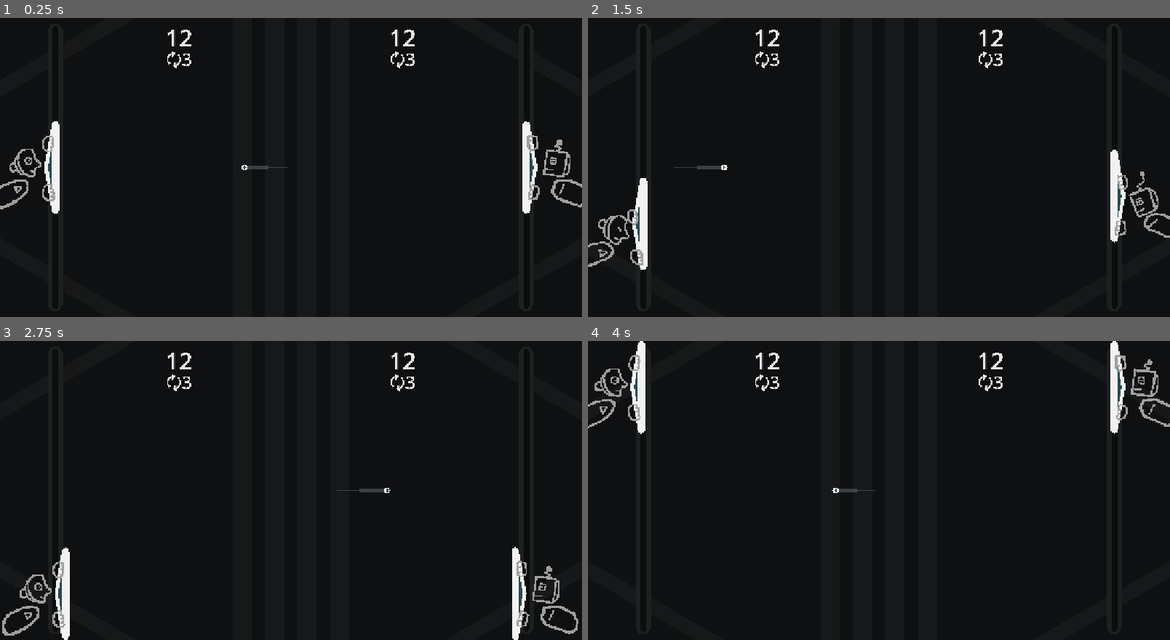
Above: before the commit, frames 1-4 (two rows, left to right).
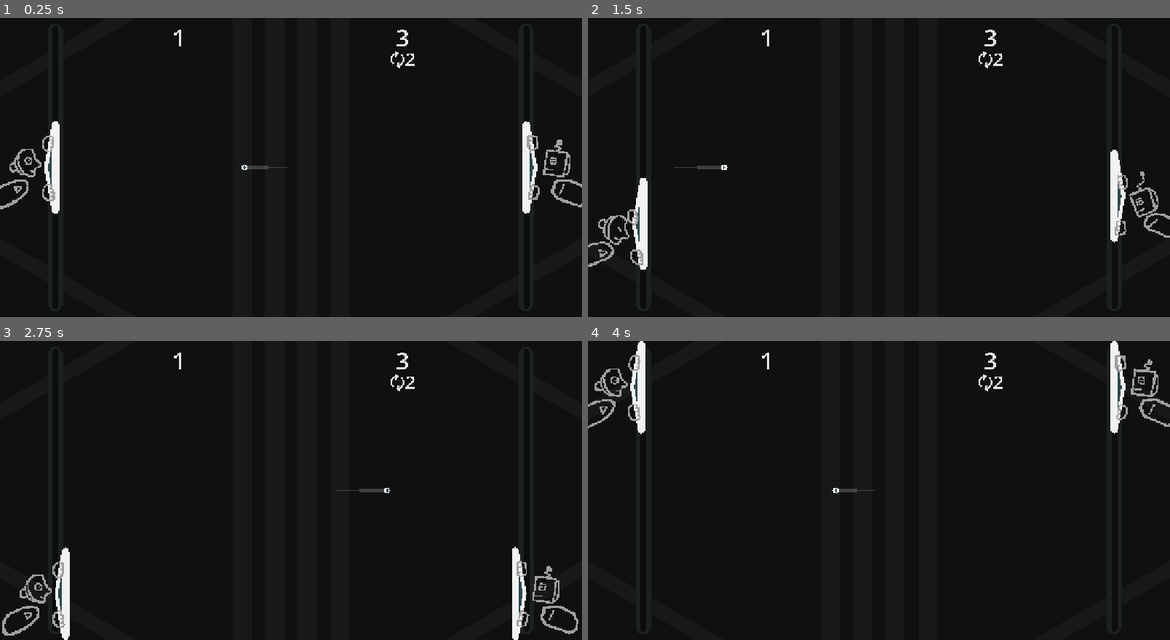
Above: after the commit, the same moments.

Repository: pixerhp/Pixers-Pong
Game: Godot game, scene res://scenes/topscenes/gameplay_topscene.tscn
Two runs of this game, one before a commit and one after it. Both use one fixed random seed, a clock stepped at 60 frames per second and the inputs below.
Inputs (mouse positions are in pixels of both pictures, inside the frame that each line leads up to):
- Up to frame 1 (0.25 s): no input
- Up to frame 2 (1.5 s): move the mouse to (1007, 152) at 0.52 s; hold D (plr1_bump_right) 0.53-1.28 s; tap Shift (plr1_slow) at 0.6 s; click (1007, 152) at 0.67 s; move the mouse to (762, 182) at 1.27 s; hold S (plr1_down) from 1.28 s (still down); tap Keypad 0 (plr2_slow) at 1.35 s
- Up to frame 3 (2.75 s): move the mouse to (349, 424) at 2.02 s; release S (plr1_down) at 2.03 s; hold D (plr1_bump_right) from 2.03 s (still down); tap Shift (plr1_slow) at 2.1 s
- Up to frame 4 (4 s): move the mouse to (849, 550) at 2.77 s; release D (plr1_bump_right) at 2.78 s; hold W (plr1_up) 2.78-3.53 s; tap Keypad 0 (plr2_slow) at 2.85 s; click (849, 550) at 2.92 s; move the mouse to (1053, 535) at 3.52 s; hold A (plr1_bump_left) from 3.53 s (still down); tap Shift (plr1_slow) at 3.6 s

The runs differ from the first frame. In frame 1, 0.3% of the frame differs, in the area x 28-72%, y 3-17%; in frame 2, 0.3%; in frame 3, 0.3%; in frame 4, 0.3%.

Commit message:
Update score/streak functionality

Diff:
--- a/scenes/score_streak_container.tscn
+++ b/scenes/score_streak_container.tscn
@@ -6,7 +6,7 @@
 anchors_preset = 0
 scale = Vector2(0.2, 0.2)
 
-[node name="ScoreLabel" type="Label" parent="." unique_id=187873174]
+[node name="ScoreContainer" type="Control" parent="." unique_id=685630009]
 unique_name_in_owner = true
 layout_mode = 1
 anchors_preset = 8
@@ -14,17 +14,12 @@
 anchor_top = 0.5
 anchor_right = 0.5
 anchor_bottom = 0.5
-offset_left = -146.5
-offset_top = -312.0
-offset_right = 146.5
-offset_bottom = 37.0
+offset_top = -119.999985
+offset_bottom = -119.999985
 grow_horizontal = 2
 grow_vertical = 2
-theme_override_font_sizes/font_size = 256
-text = "12"
-horizontal_alignment = 1
 
-[node name="StreakLabel" type="Label" parent="." unique_id=934607615]
+[node name="ScoreLabel" type="Label" parent="ScoreContainer" unique_id=187873174]
 unique_name_in_owner = true
 layout_mode = 1
 anchors_preset = 8
@@ -32,12 +27,42 @@
 anchor_top = 0.5
 anchor_right = 0.5
 anchor_bottom = 0.5
-offset_left = -160.0
-offset_top = -37.5
-offset_right = 160.0
-offset_bottom = 311.5
+offset_left = -146.49998
+offset_top = -192.0
+offset_right = 146.50002
+offset_bottom = 157.0
+grow_horizontal = 2
+grow_vertical = 2
+theme_override_font_sizes/font_size = 256
+text = "0"
+horizontal_alignment = 1
+
+[node name="StreakContainer" type="Control" parent="." unique_id=402674889]
+unique_name_in_owner = true
+layout_mode = 1
+anchors_preset = 8
+anchor_left = 0.5
+anchor_top = 0.5
+anchor_right = 0.5
+anchor_bottom = 0.5
+offset_top = 105.0
+offset_bottom = 105.0
+grow_horizontal = 2
+grow_vertical = 2
+
+[node name="StreakLabel" type="Label" parent="StreakContainer" unique_id=934607615]
+unique_name_in_owner = true
+layout_mode = 1
+anchors_preset = 8
+anchor_left = 0.5
+anchor_top = 0.5
+anchor_right = 0.5
+anchor_bottom = 0.5
+offset_left = -159.99998
+offset_top = -142.49998
+offset_right = 160.00002
+offset_bottom = 206.50002
 grow_horizontal = 2
 grow_vertical = 2
 theme_override_font_sizes/font_size = 192
-text = "🗘3"
 horizontal_alignment = 1
--- a/scripts/autoloaded/globals.gd
+++ b/scripts/autoloaded/globals.gd
@@ -28,6 +28,11 @@
 var plr1_ai_mode: int = AI_MODES.NO_AI
 var plr2_ai_mode: int = AI_MODES.COPYCAT
 
+var plr1_score: int = 1
+var plr1_streak: int = 0
+var plr2_score: int = 3
+var plr2_streak: int = 2
+
 func _process(_delta):
 	if Input.is_action_pressed("pause_escape"):
 		get_tree().quit()
--- a/scripts/gameplay_script.gd
+++ b/scripts/gameplay_script.gd
@@ -2,6 +2,7 @@
 
 func _ready():
 	reset_gameobject_positions()
+	update_scores_text()
 	reset_ai_inputs(false)
 	reset_ai_inputs(true)
 
@@ -37,6 +38,16 @@
 
 	%LeftPaddle.position = Vector2(120, Globals.GAME_SIZE.y / 2.0)
 	%RightPaddle.position = Vector2(Globals.GAME_SIZE.x - 120, Globals.GAME_SIZE.y / 2.0)
+
+const STREAK_PREFIX: String = "🗘"
+func update_scores_text():
+	%LeftScoreStreak/%ScoreContainer/%ScoreLabel.text = str(Globals.plr1_score)
+	if Globals.plr1_streak == 0: %LeftScoreStreak/%StreakContainer/%StreakLabel.text = ""
+	else: %LeftScoreStreak/%StreakContainer/%StreakLabel.text = STREAK_PREFIX + str(Globals.plr1_streak)
+
+	%RightScoreStreak/%ScoreContainer/%ScoreLabel.text = str(Globals.plr2_score)
+	if Globals.plr2_streak == 0: %RightScoreStreak/%StreakContainer/%StreakLabel.text = ""
+	else: %RightScoreStreak/%StreakContainer/%StreakLabel.text = STREAK_PREFIX + str(Globals.plr2_streak)
 
 # !!! (currently placeholder)
 func reserve_ball():
